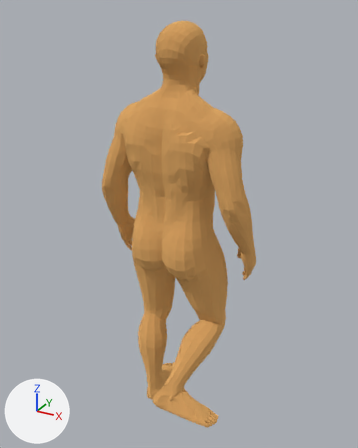
Two versions of the Blender file assets/human.blend, one commit apart.
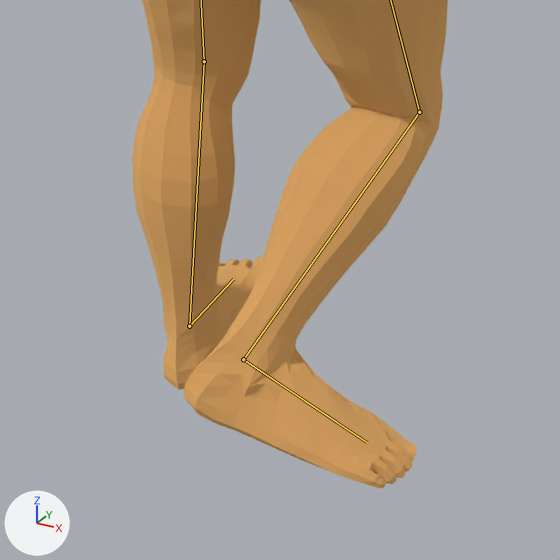
There are two pictures of each version: one whole from a 50 mm lens placed at (1.33, -2.41, 2.56), pointed at (0.02, -0.02, 1.36), one close up on the part from 28% to 72% of the width and 65% to 100% of the height. The lights are fixed; the arrows at lower left show +X, +Y and +Z. Both versions are drawn at frame 7 of the action 'Walk.001'; the numbers are the values there. The bones that bend it are drawn over the model as lines in the close-ups.

In view in the first close-up: 'Body'.
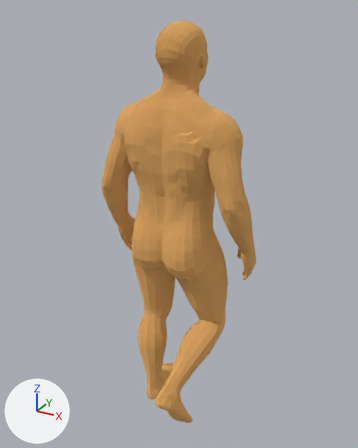
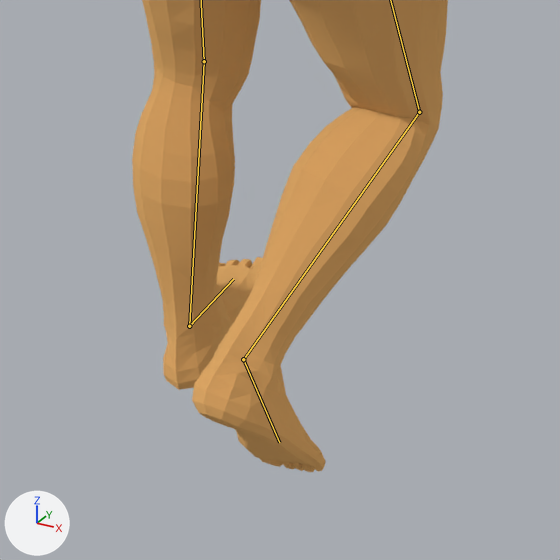
Pixel boxes (x1, y1, x2, y2) of what changed, in the close-ups (560 x 560 px):
'Body', posed: before (132, 0, 448, 488); after (132, 0, 448, 472)

The edits, one by one:
Bone 'Leg IK.R' (bone_leg_ik_r) turns from (-46, -2, 42) to (-46, -3, -33) degrees about its own x, y and z.
